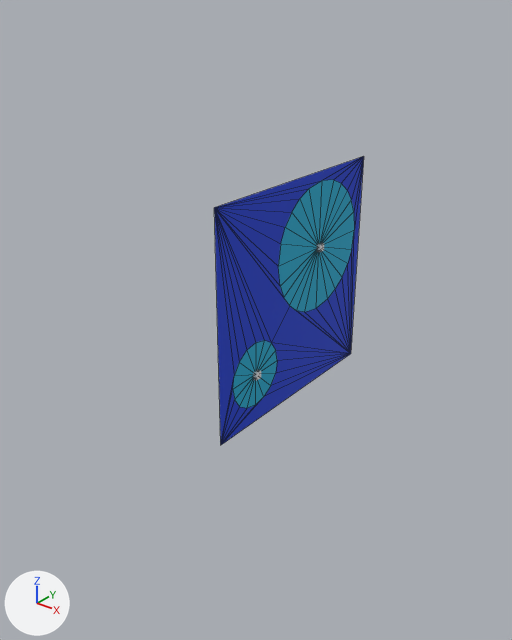
Two versions of the OBJ model auvsi_robosub/models/shooter.obj, one commit apart.
Before and after are seen from a 50 mm lens placed at (0.978, -1.386, 0.746), pointed at (-0.062, -0.087, -0.06). Arrows for +X, +Y and +Z are at lower left; the lights stay in place. Mesh edges are drawn as thin lines on the coarser meshes. Where no turn or scale is listed for an object, it has been applied to the vertices.

The older version as bpy lines, for what is in view:
```python
me_ignore_background_plane_001 = bpy.data.meshes.new('ignore_background_Plane.001')
me_ignore_background_plane_001.from_pydata(...)  # 42 vertices, 40 faces; spans x 0.0, y -0.256..0.28, z -0.256..0.28
me_ignore_background_plane_001.materials.append(mat_material_001)  # cyan #00acd1
me_solid_1_plane = bpy.data.meshes.new('solid_1_Plane')
me_solid_1_plane.from_pydata(...)  # 44 vertices, 46 faces; spans x 0.0, y -0.305..0.305, z -0.305..0.305
me_solid_1_plane.materials.append(mat_material_002)  # blue #0039d1
ob_ignore_background_plane_001 = bpy.data.objects.new('ignore_background_Plane.001', me_ignore_background_plane_001)
ob_ignore_background_plane_001.location = (0.0, 0.0, 0.0)
ob_solid_1_plane = bpy.data.objects.new('solid_1_Plane', me_solid_1_plane)
ob_solid_1_plane.location = (0.0, 0.0, 0.0)
```
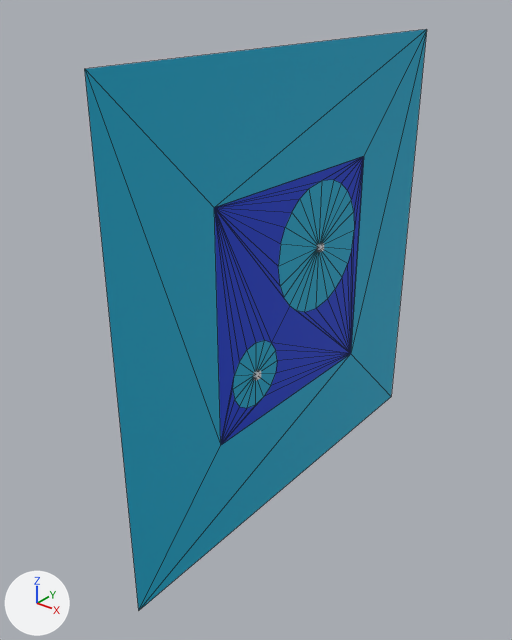
Location of each change, (x1, y1, x2, y2) in pixels of the pictures (512 x 640 px):
'background_2_Plane.002', added (cyan): after (85, 29, 427, 610)

Edits to the bpy script that builds the scene:
```text
Add me_background_2_plane_002:
    me_background_2_plane_002.from_pydata([(0.0, 0.61, 0.61), (0.0, 0.61, -0.61), (0.0, -0.61, -0.61), (0.0, -0.61, 0.61), (0.0, -0.305, -0.305), (0.0, -0.305, 0.305), (0.0, 0.305, -0.305), (0.0, 0.305, 0.305)], [], [(0, 3, 5), (5, 3, 4), (0, 5, 7), (0, 7, 6), (4, 3, 2), (6, 4, 2), (0, 6, 1), (6, 2, 1)])
    me_background_2_plane_002.materials.append(mat_material_001)  # cyan #00acd1
Add ob_background_2_plane_002:
    ob_background_2_plane_002 = bpy.data.objects.new('background_2_Plane.002', me_background_2_plane_002)
    ob_background_2_plane_002.location = (0.0, 0.0, 0.0)
```
